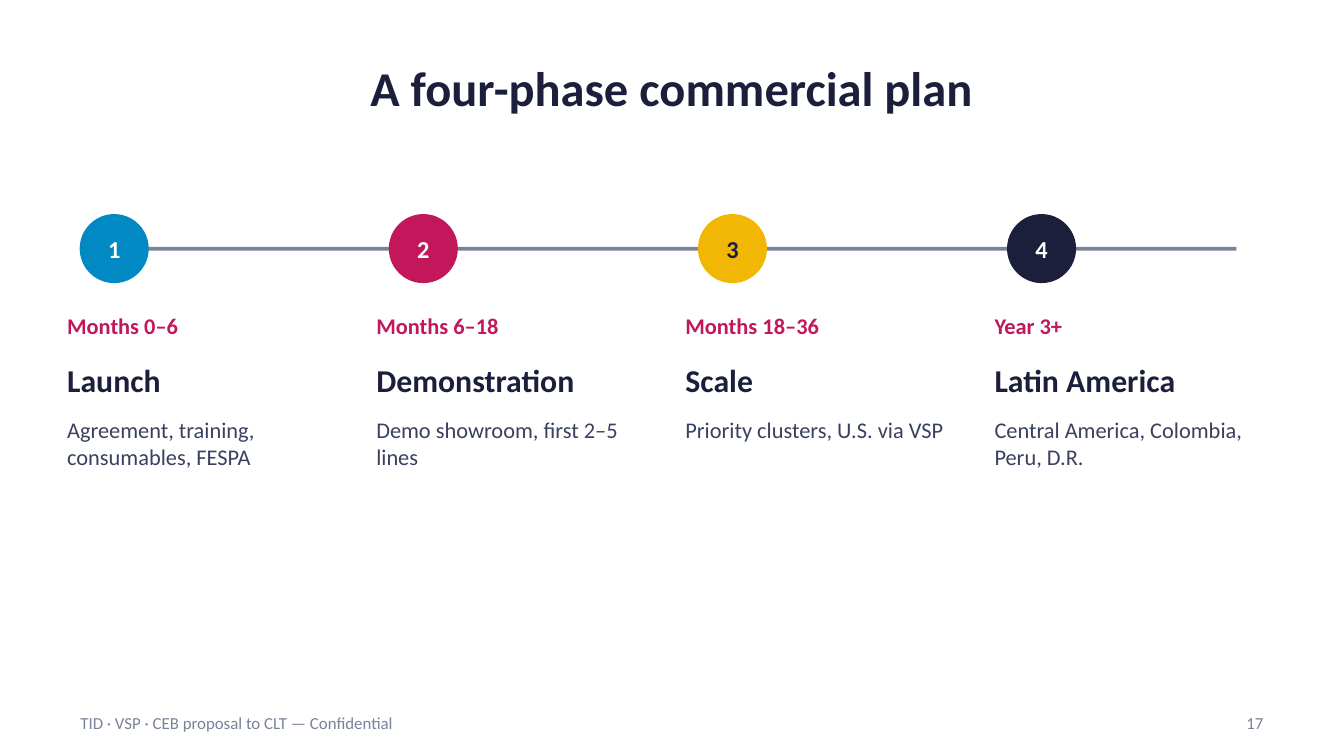
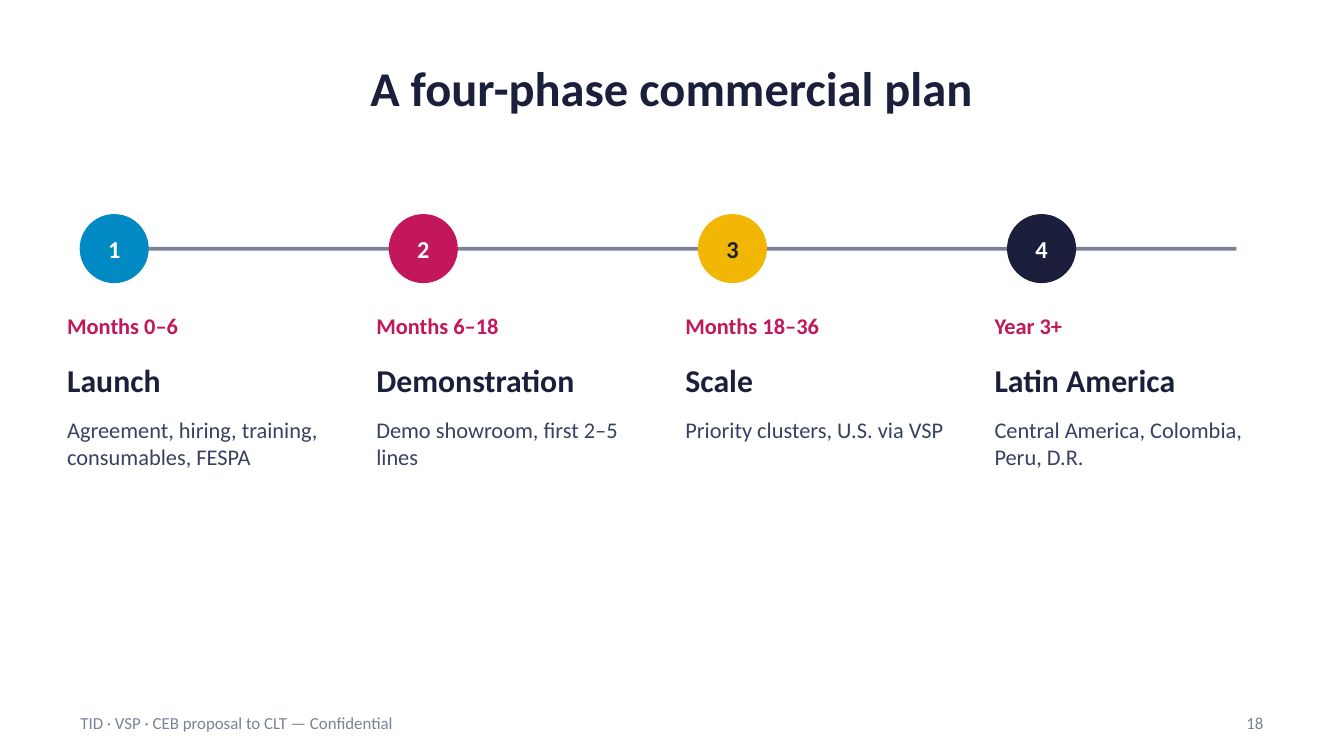
Before and after one commit to carlosmoreno793508/Cosas-Carlos, a slide deck: slide 18 of propuesta-clt/CLT_Proposal_Presentation_EN.pptx (slide 17 before the commit). Drawn at 1344x756 pixels with LibreOffice and Linux fonts; fonts in the diff are those of the drawing. Boxes give left, top, right and bottom in pixels: in the first picture for what was removed or moved away, otherwise in the second. Text is boxed around its words. In the diff, an @@ line names an element or a change of style, - is before the commit and + after.

```diff
--- a/propuesta-clt/CLT_Proposal_Presentation_EN.pptx
+++ b/propuesta-clt/CLT_Proposal_Presentation_EN.pptx
@@ text at (67,422,318,468): text changed @@
-Agreement, training, consumables, FESPA
+Agreement, hiring, training, consumables, FESPA
@@ page number at (1246,717,1263,729): text changed @@
-17
+18
```
Also in this commit, not shown: 3 other slides changed, 1 slide added, 7 other files.
